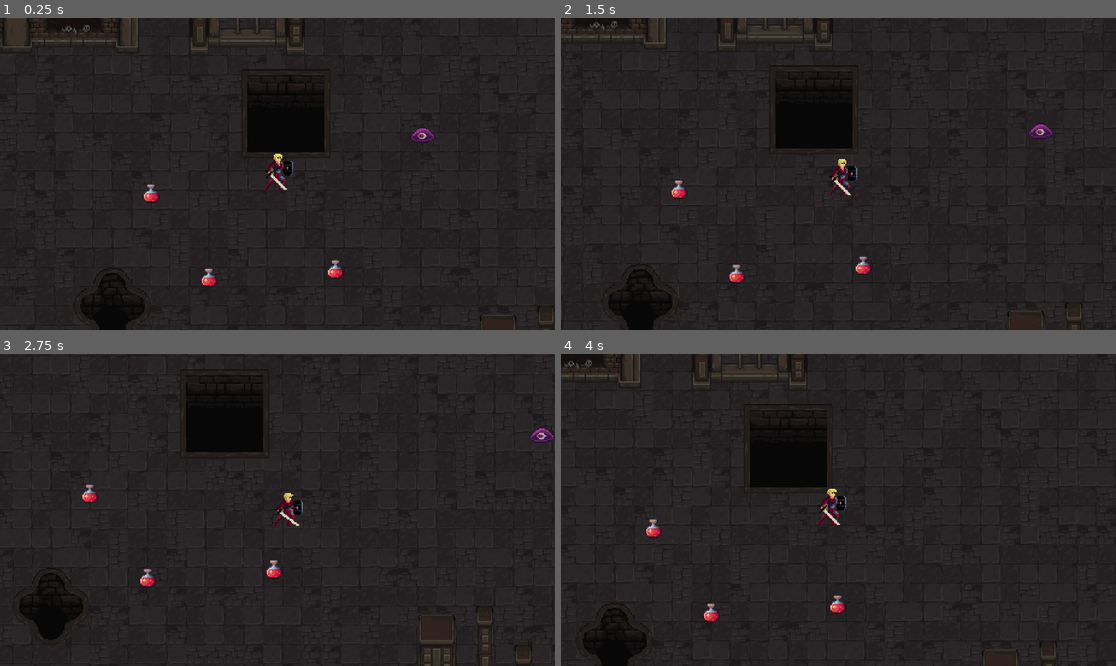
Above: before the commit, frames 1-4 (two rows, left to right).
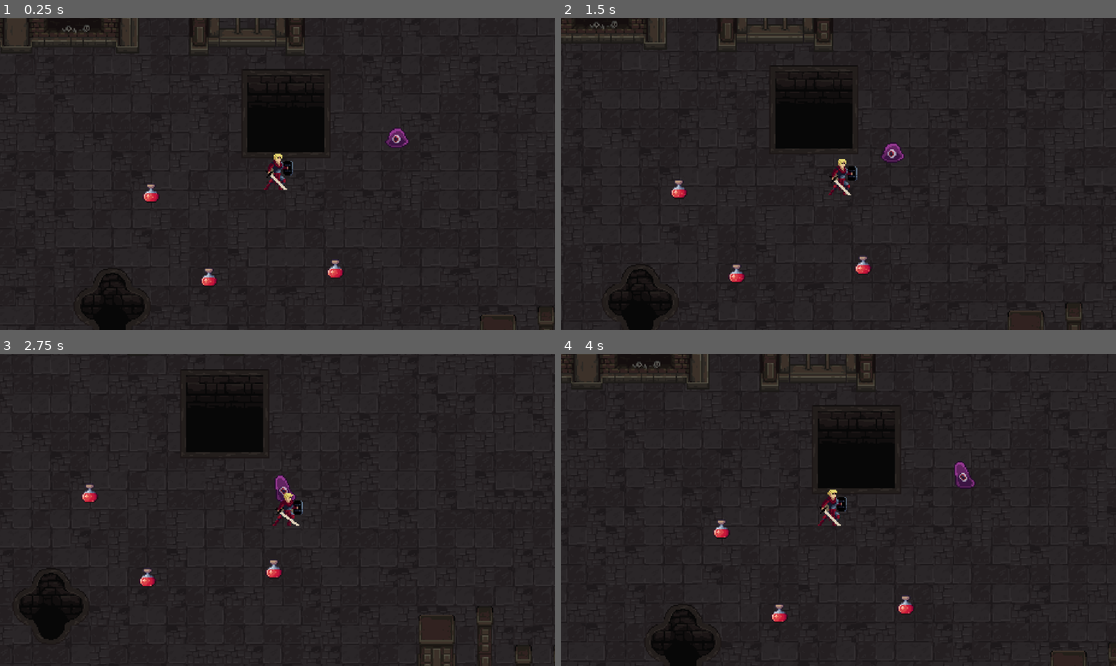
Above: after the commit, the same moments.

Repository: CedrickCuas/OOP_Project
Game: Godot game, scene res://Scenes/game_scene.tscn
The game is run twice, just before and just after one commit, with the same random seed, the same clock (stepped at 60 frames per second) and the same inputs.
Inputs:
- Up to frame 1 (0.25 s): no input
- Up to frame 2 (1.5 s): hold D (right) 0.53-1.28 s; hold S (down) from 1.28 s (still down)
- Up to frame 3 (2.75 s): release S (down) at 2.03 s; hold D (right) from 2.03 s (still down)
- Up to frame 4 (4 s): release D (right) at 2.78 s; hold W (up) 2.78-3.53 s; hold A (left) from 3.53 s (still down)

The runs differ from the first frame. In frame 1, 0.3% of the frame differs, in the area x 26-79%, y 34-86%; in frame 2, 0.3%; in frame 3, 0.3%; in frame 4, 8.1%, in the area x 0-100%, y 0-100%.

Commit message:
Animation, Enemy movement
>Added animation to all item assets
>Enemies now follow the player globally

Diff:
--- a/Scenes/character_body_2d.tscn
+++ b/Scenes/character_body_2d.tscn
@@ -91,7 +91,7 @@
 [sub_resource type="CapsuleShape2D" id="CapsuleShape2D_ebjds"]
 height = 26.0
 
-[node name="Player" type="CharacterBody2D"]
+[node name="Player" type="CharacterBody2D" groups=["Player"]]
 z_index = 5
 collision_layer = 2
 motion_mode = 1
--- a/Scenes/hp_potion.tscn
+++ b/Scenes/hp_potion.tscn
@@ -76,6 +76,7 @@
 
 [node name="AnimatedSprite2D" type="AnimatedSprite2D" parent="."]
 sprite_frames = SubResource("SpriteFrames_h40hx")
+autoplay = "default"
 frame_progress = 0.64039385
 
 [node name="CollisionShape2D" type="CollisionShape2D" parent="."]
--- a/Scenes/purple_slime.tscn
+++ b/Scenes/purple_slime.tscn
@@ -97,14 +97,15 @@
 }]
 
 [sub_resource type="CircleShape2D" id="CircleShape2D_djree"]
+radius = 9.0
 
-[node name="Purple_slime" type="Node2D"]
+[node name="Purple_slime" type="CharacterBody2D"]
 script = ExtResource("1_4sdck")
 
 [node name="AnimatedSprite2D" type="AnimatedSprite2D" parent="."]
 sprite_frames = SubResource("SpriteFrames_xg40y")
-frame = 1
-frame_progress = 0.75609213
+autoplay = "default"
+frame_progress = 0.9239796
 
 [node name="killzone" parent="." instance=ExtResource("2_4sdck")]
 
--- a/Scripts/hp_potion.gd
+++ b/Scripts/hp_potion.gd
@@ -1,4 +1,6 @@
 extends Area2D
+
+class_name Health_Potion
 
 func _on_body_entered(body: Node2D) -> void:
 	print("Healed 10HP")
--- a/Scripts/purple_slime.gd
+++ b/Scripts/purple_slime.gd
@@ -1,19 +1,22 @@
-extends Node2D
+extends CharacterBody2D # Changed from Node2D so move_and_slide works
 
-const SPEED = 60
-var direction  = 1
+const SPEED = 25 # Adjust this to make the slime faster or slower
 
-@onready var ray_cast_2d_right: RayCast2D = $RayCast2D_Right
-@onready var ray_cast_2d_left: RayCast2D = $RayCast2D_Left
-@onready var animated_sprite_2d: AnimatedSprite2D = $AnimatedSprite2D
+@onready var animated_sprite = $AnimatedSprite2D
+# Finds the player node automatically
+@onready var player = get_tree().get_first_node_in_group("Player")
 
-func _process(delta: float) -> void:
-	if ray_cast_2d_right.is_colliding():
-		direction = -1
-		animated_sprite_2d.flip_h = false
-	if ray_cast_2d_left.is_colliding():
-		direction = 1
-		animated_sprite_2d.flip_h = true
+func _physics_process(_delta):
+	if player:
+		# Calculate the direction towards the player
+		var direction = global_position.direction_to(player.global_position)
 
+		# Set velocity and move
+		velocity = direction * SPEED
+		move_and_slide()
 
-	position.x += direction * SPEED * delta
+		# Optional: Flip the sprite to face the player
+		if direction.x > 0:
+			animated_sprite.flip_h = true # Face right
+		elif direction.x < 0:
+			animated_sprite.flip_h = false  # Face left
